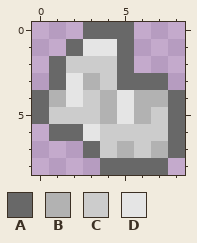
Pixel-art sprite -- sprites/miniAsteroid/destruct2.png. This is how it looked before the edit.
The file is 36x36 pixels, drawn in blocks of 4x4; one block is one cell here.
Palette (. is transparent): A #686868  B #b2b2b2  C #cccccc  D #e5e5e5
Pixels before, first column x 0:
0 ...AAA...
1 ..ADDA...
2 .ACCCA...
3 .ADBCAAA.
4 ABDCBDBBA
5 ACCCBDBCA
6 .AADCCCCA
7 ...ACBCBA
8 ....AAAA.
The result:
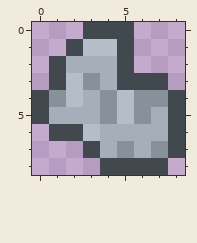
What changed:
colour A: #686868 -> #41484e
colour B: #b2b2b2 -> #889199
colour C: #cccccc -> #a6afb9
colour D: #e5e5e5 -> #b5bec8
Changed places in both pictures, as pixel boxes (x1, y1, x2, y2):
changed: (32, 22, 185, 175)
